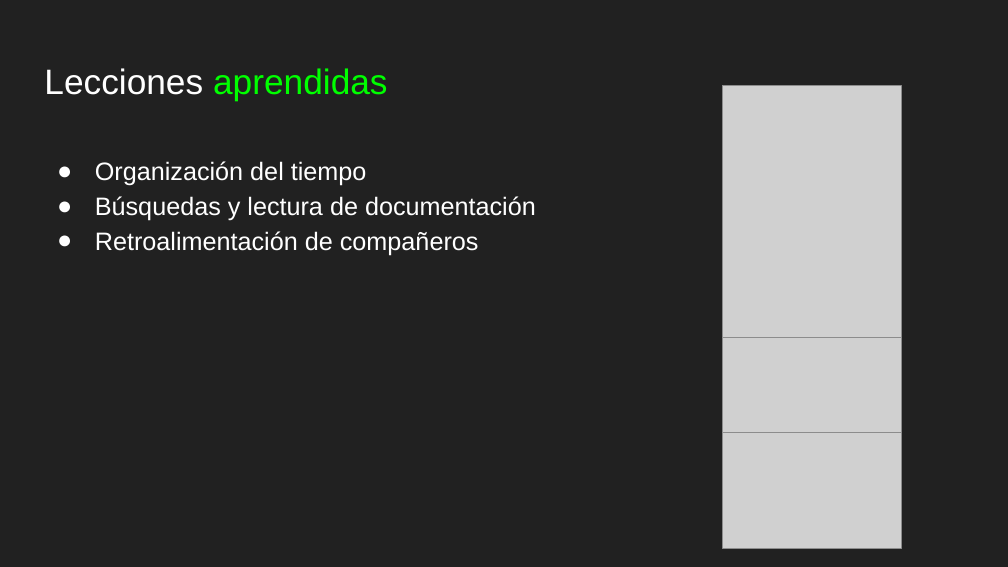
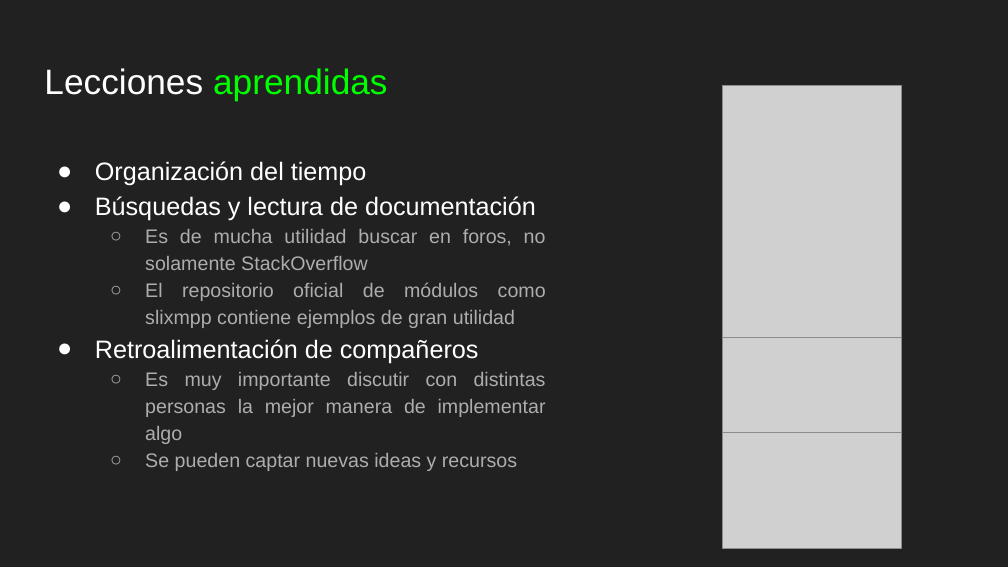
Before and after one commit to PingMaster99/NetworksFirstProject, a slide deck: slide 5 of Proyecto I XMPP.pptx (slide 3 before the commit). Drawn at 1008x567 pixels with LibreOffice and Linux fonts; fonts in the diff are those of the drawing; grey boxes stand for pictures. Boxes give left, top, right and bottom in pixels: in the first picture for what was removed or moved away, otherwise in the second. Text is boxed around its words. In the diff, an @@ line names an element or a change of style, - is before the commit and + after.

```diff
--- a/Proyecto I XMPP.pptx
+++ b/Proyecto I XMPP.pptx
@@ text removed at (95, 161, 536, 255) @@
-● Organización del tiempo
-● Búsquedas y lectura de documentación
-● Retroalimentación de compañeros
@@ text added at (95, 161, 546, 471), 14 pt, text #ADADAD @@
+● Organización del tiempo
+● Búsquedas y lectura de documentación
+  ○ Es de mucha utilidad buscar en foros, no solamente StackOverflow
+  ○ El repositorio oficial de módulos como slixmpp contiene ejemplos de gran utilidad
+● Retroalimentación de compañeros
+  ○ Es muy importante discutir con distintas personas la mejor manera de implementar algo
+  ○ Se pueden captar nuevas ideas y recursos
```
Also in this commit, not shown: 1 other slide changed, 3 slides added.
